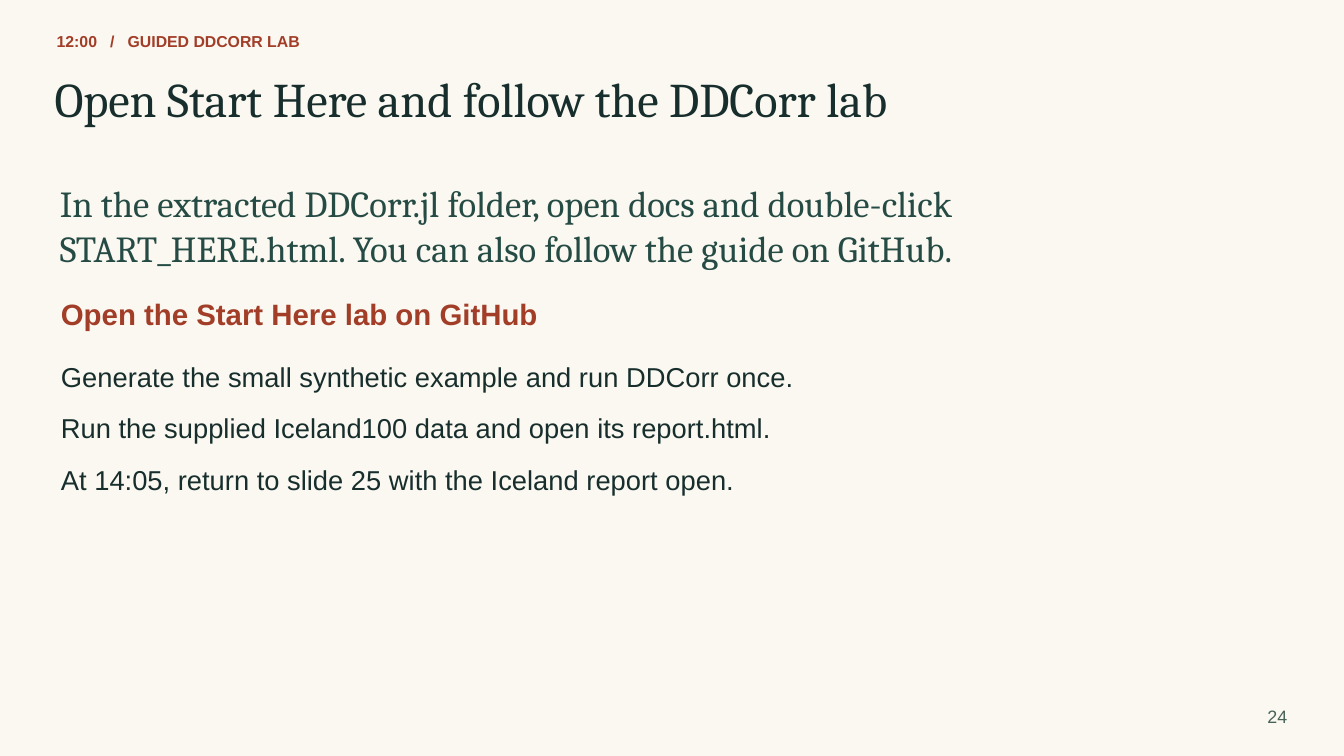
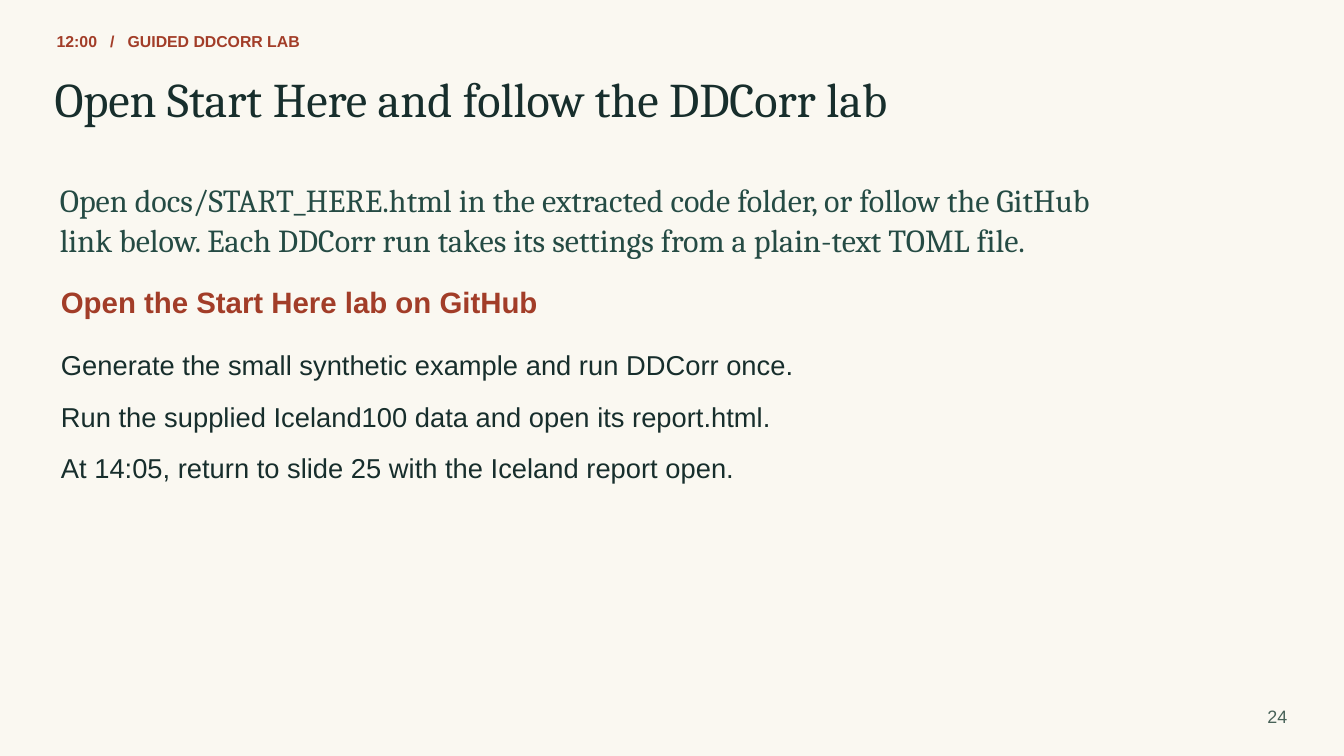
Before and after one commit to eliasrh/DDCorr.jl, a slide deck: slide 24 of teaching/DDCorr_minicourse.pptx. Drawn at 1344x756 pixels with LibreOffice and Linux fonts; fonts in the diff are those of the drawing. Boxes give left, top, right and bottom in pixels: in the first picture for what was removed or moved away, otherwise in the second. Text is boxed around its words. In the diff, an @@ line names an element or a change of style, - is before the commit and + after.

```diff
--- a/teaching/DDCorr_minicourse.pptx
+++ b/teaching/DDCorr_minicourse.pptx
@@ text at (x1=60, y1=189, x2=1089, y2=219): text changed; size 26.2 to 22.9 pt @@
-In the extracted DDCorr.jl folder, open docs and double-click
+Open docs/START_HERE.html in the extracted code folder, or follow the GitHub
@@ text at (x1=60, y1=229, x2=1025, y2=259): text changed; size 26.2 to 22.9 pt @@
-START_HERE.html. You can also follow the guide on GitHub.
+link below. Each DDCorr run takes its settings from a plain-text TOML file.
@@ 4 texts moved together from (x1=61, y1=303, x2=793, y2=495) to (x1=61, y1=291, x2=793, y2=483) @@
```
Also in this commit, not shown: 14 other slides changed, 3 slides added, 3 slides removed, 23 other files.
